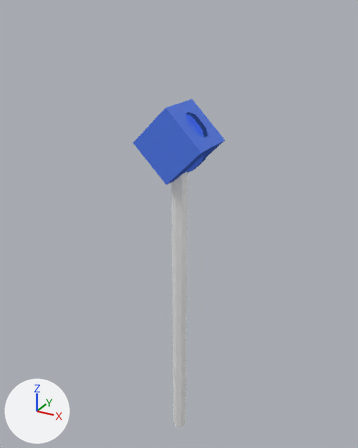
The glTF model public/assets/weapons/heroes/zeus.glb, before and after one commit.
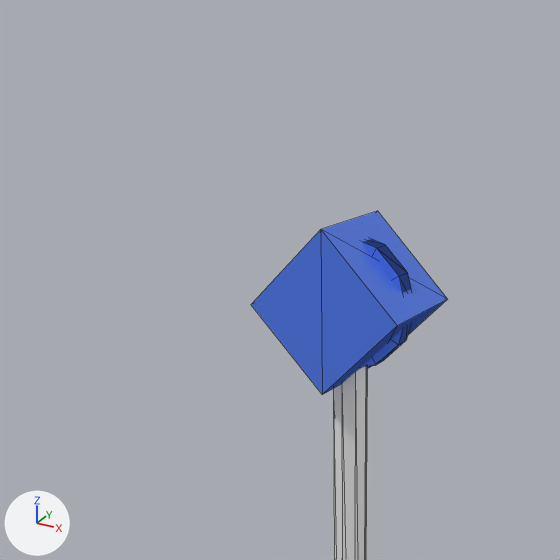
Each version is shown whole from a 50 mm lens placed at (0.966, -1.76, 1.459), pointed at (-0.03, 0.051, 0.554), then close up on the part from 4% to 78% of the width and 0% to 59% of the height. Lighting does not change. The marker at lower left points along +X, +Y and +Z. The first two pictures are the older version. The close-ups show mesh edges as thin lines.

In view in the first close-up: 'zeus-halo', 'zeus-head-gem', 'zeus-shaft'.
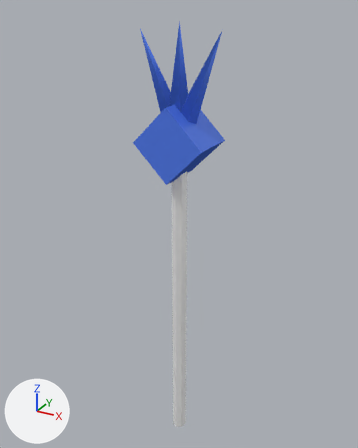
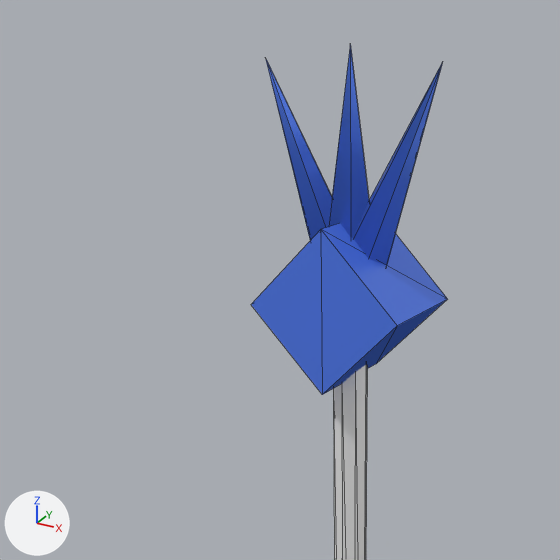
What changed in the scene script:
```text
Add me_zeus_lightning_staff_prong_c:
    me_zeus_lightning_staff_prong_c.from_pydata([(0.05, 0.0, 1.07), (0.0, 0.0, 1.41), (0.025, -0.043, 1.07), (0.0, 0.0, 1.07), (-0.025, -0.043, 1.07), (-0.05, 0.0, 1.07), (-0.025, 0.043, 1.07), (0.025, 0.043, 1.07), (0.05, 0.0, 1.07)], [], [(0, 1, 2), (3, 2, 0), (2, 1, 4), (3, 4, 2), (4, 1, 5), (3, 5, 4), (5, 1, 6), (3, 6, 5), (6, 1, 7), (3, 7, 6), (7, 1, 8), (3, 8, 7)])
    me_zeus_lightning_staff_prong_c.materials.append(mat_accent)  # blue #4a70d8, glowing dark blue #233973
Add me_zeus_lightning_staff_prong_r:
    me_zeus_lightning_staff_prong_r.from_pydata([(0.024, 0.0, 1.035), (-0.178, 0.0, 1.384), (0.001, -0.043, 1.026), (-0.022, 0.0, 1.016), (-0.045, -0.043, 1.006), (-0.068, 0.0, 0.996), (-0.045, 0.043, 1.006), (0.001, 0.043, 1.026), (0.024, 0.0, 1.035)], [], [(0, 1, 2), (3, 2, 0), (2, 1, 4), (3, 4, 2), (4, 1, 5), (3, 5, 4), (5, 1, 6), (3, 6, 5), (6, 1, 7), (3, 7, 6), (7, 1, 8), (3, 8, 7)])
    me_zeus_lightning_staff_prong_r.materials.append(mat_accent)  # blue #4a70d8, glowing dark blue #233973
Add me_zeus_lightning_staff_prong_l:
    me_zeus_lightning_staff_prong_l.from_pydata([(0.068, 0.0, 0.996), (0.178, 0.0, 1.384), (0.045, -0.043, 1.006), (0.022, 0.0, 1.016), (-0.001, -0.043, 1.026), (-0.024, 0.0, 1.035), (-0.001, 0.043, 1.026), (0.045, 0.043, 1.006), (0.068, 0.0, 0.996)], [], [(0, 1, 2), (3, 2, 0), (2, 1, 4), (3, 4, 2), (4, 1, 5), (3, 5, 4), (5, 1, 6), (3, 6, 5), (6, 1, 7), (3, 7, 6), (7, 1, 8), (3, 8, 7)])
    me_zeus_lightning_staff_prong_l.materials.append(mat_accent)  # blue #4a70d8, glowing dark blue #233973
Remove ob_zeus_halo:
    ob_zeus_halo = bpy.data.objects.new('zeus-halo', me_zeus_lightning_staff_halo)
    ob_zeus_halo.location = (0.0, 0.0, 0.0)
Add ob_zeus_prong_c:
    ob_zeus_prong_c = bpy.data.objects.new('zeus-prong-c', me_zeus_lightning_staff_prong_c)
    ob_zeus_prong_c.location = (0.0, 0.0, 0.0)
Add ob_zeus_prong_r:
    ob_zeus_prong_r = bpy.data.objects.new('zeus-prong-r', me_zeus_lightning_staff_prong_r)
    ob_zeus_prong_r.location = (0.0, 0.0, 0.0)
Add ob_zeus_prong_l:
    ob_zeus_prong_l = bpy.data.objects.new('zeus-prong-l', me_zeus_lightning_staff_prong_l)
    ob_zeus_prong_l.location = (0.0, 0.0, 0.0)
```

Location of each change, [x1, y1, x2, y2] in pixels of the close-ups (560 x 560 px):
'zeus-prong-l', added: after [354, 62, 443, 265]
'zeus-prong-c', added: after [329, 44, 369, 239]
'zeus-prong-r', added: after [266, 60, 332, 240]
'zeus-halo', deleted: before [362, 239, 411, 367]
